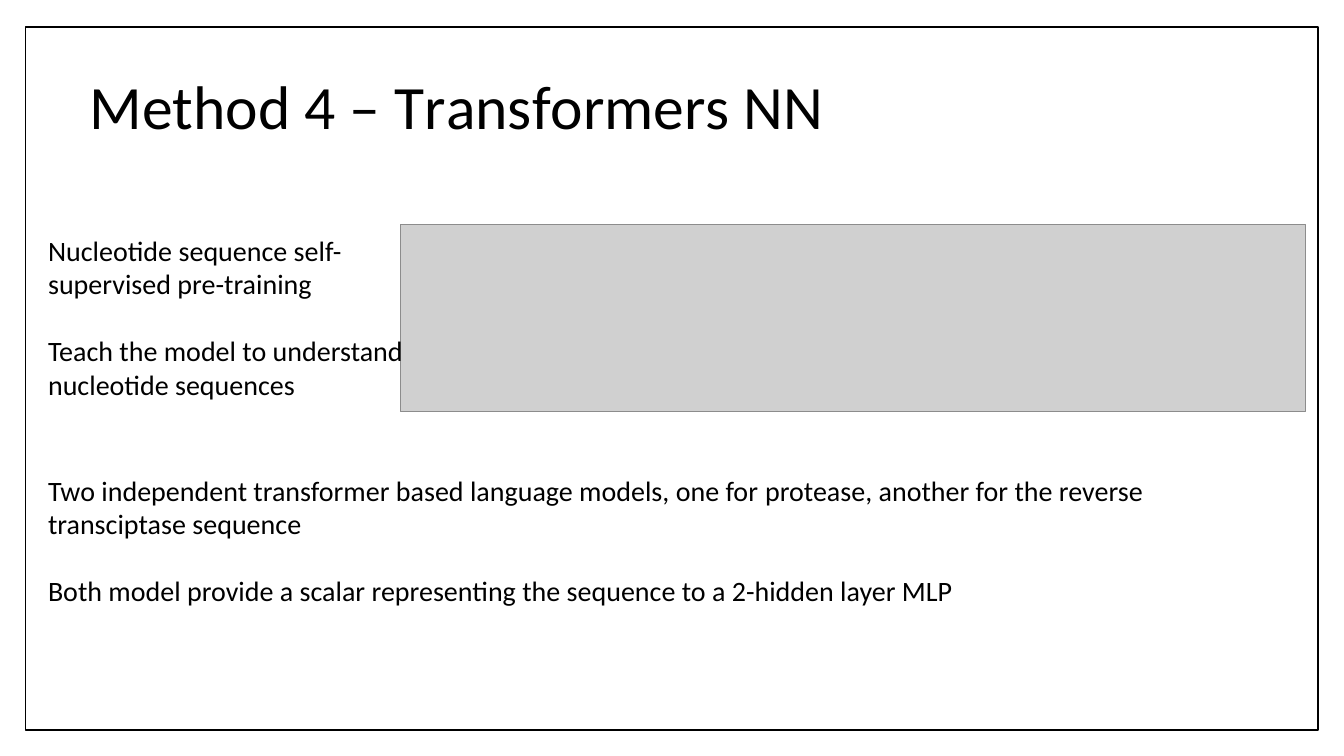
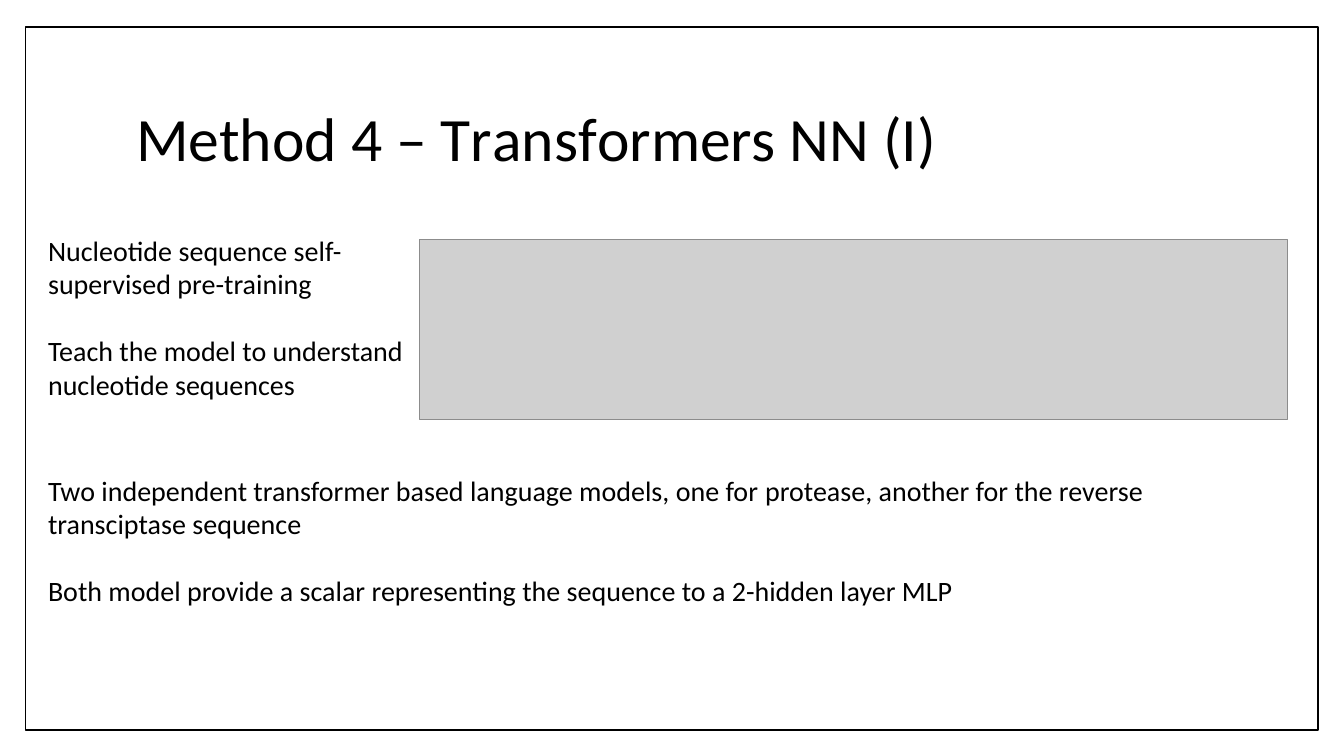
Before and after one commit to bl1zzardx/hivprogression, a slide deck: slide 10 of hivprogression/peer-seminar.pptx. Drawn at 1344x756 pixels with LibreOffice and Linux fonts; fonts in the diff are those of the drawing; grey boxes stand for pictures. Boxes give left, top, right and bottom in pixels: in the first picture for what was removed or moved away, otherwise in the second. Text is boxed around its words. In the diff, an @@ line names an element or a change of style, - is before the commit and + after.

Commit message:
updated slides

```diff
--- a/hivprogression/peer-seminar.pptx
+++ b/hivprogression/peer-seminar.pptx
@@ title at [136, 116, 936, 170]: text changed @@
-Method 4 – Transformers NN
+Method 4 – Transformers NN (I)
@@ picture: place and size @@
-picture at [400, 224, 1306, 411]
+picture at [419, 239, 1288, 418]
```
Also in this commit, not shown: 2 other slides changed.
